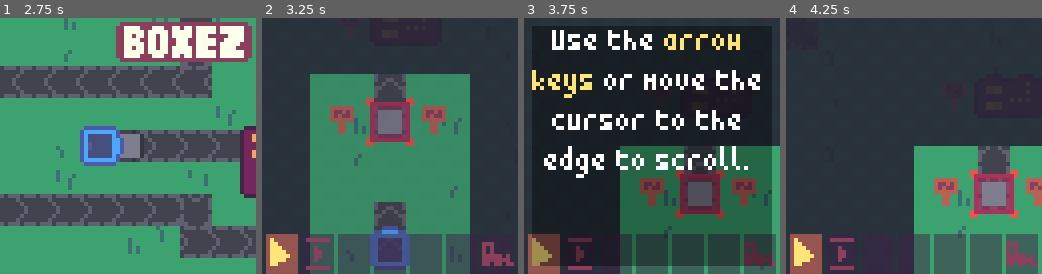
Above: before the commit, frames 1-4 (left to right).
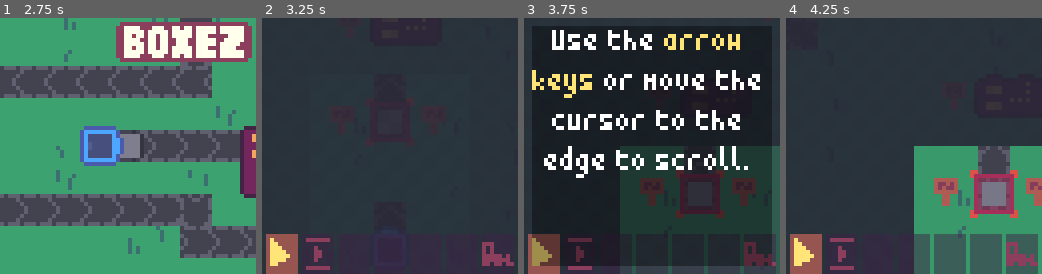
Above: after the commit, the same moments.

Repository: gheja/boxez
Game: Godot game, scene res://scenes/load_screen.tscn
The game is run twice, just before and just after one commit, with the same random seed, the same clock (stepped at 60 frames per second) and the same inputs.
Inputs (mouse positions are in pixels of both pictures, inside the frame that each line leads up to):
- Up to frame 1 (2.75 s): tap Enter at 0.5 s; move the mouse to (184, 133) at 0.52 s; hold Right (ui_right) 0.53-1.28 s; click (184, 133) at 0.67 s; move the mouse to (76, 158) at 1.27 s; hold Down (ui_down) 1.28-2.03 s; move the mouse to (153, 89) at 2.02 s; hold Right (ui_right) from 2.03 s (still down)
- Up to frame 2 (3.25 s): move the mouse to (377, 197) at 2.77 s; release Right (ui_right) at 2.78 s; hold Up (ui_up) from 2.78 s (still down); click (377, 197) at 2.92 s
- Up to frame 3 (3.75 s): move the mouse to (728, 184) at 3.52 s; release Up (ui_up) at 3.53 s; hold Left (ui_left) from 3.53 s (still down)
- Up to frame 4 (4.25 s): keep holding Left (ui_left)

Frame 1 is identical in both runs. In frame 2, 46% of the frame differs, in the area x 18-82%, y 21-100%; in frame 3, 22%; in frame 4, less than 0.1%.

Commit message:
Adjusted the area reveal effect

Diff:
--- a/src/scenes/effects/effect_area_reveal.tscn
+++ b/src/scenes/effects/effect_area_reveal.tscn
@@ -4,6 +4,7 @@
 
 [sub_resource type="Animation" id="Animation_plccd"]
 resource_name = "default"
+length = 1.5
 tracks/0/type = "method"
 tracks/0/imported = false
 tracks/0/enabled = true
@@ -11,7 +12,7 @@
 tracks/0/interp = 1
 tracks/0/loop_wrap = true
 tracks/0/keys = {
-"times": PackedFloat32Array(1),
+"times": PackedFloat32Array(1.5),
 "transitions": PackedFloat32Array(1),
 "values": [{
 "args": [],
@@ -25,8 +26,8 @@
 tracks/1/interp = 2
 tracks/1/loop_wrap = true
 tracks/1/keys = {
-"times": PackedFloat32Array(0, 1),
-"transitions": PackedFloat32Array(0.297303, 1),
+"times": PackedFloat32Array(0, 1.5),
+"transitions": PackedFloat32Array(1.41421, 1),
 "update": 0,
 "values": [Color(1, 1, 1, 1), Color(1, 1, 1, 0)]
 }
